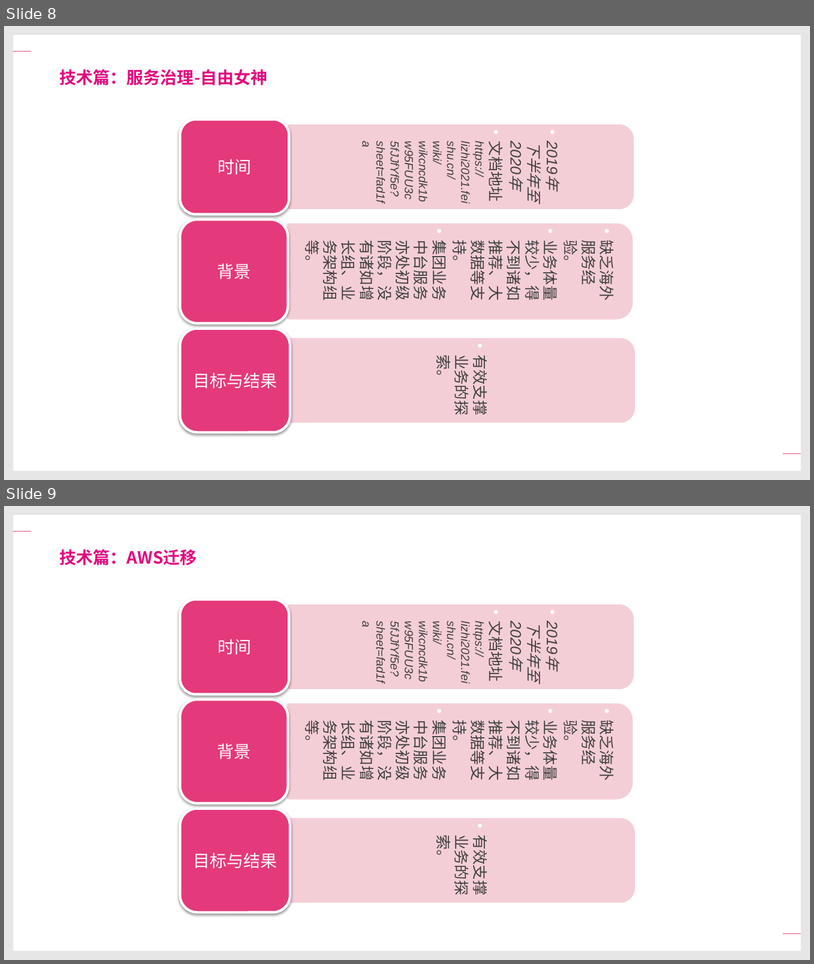
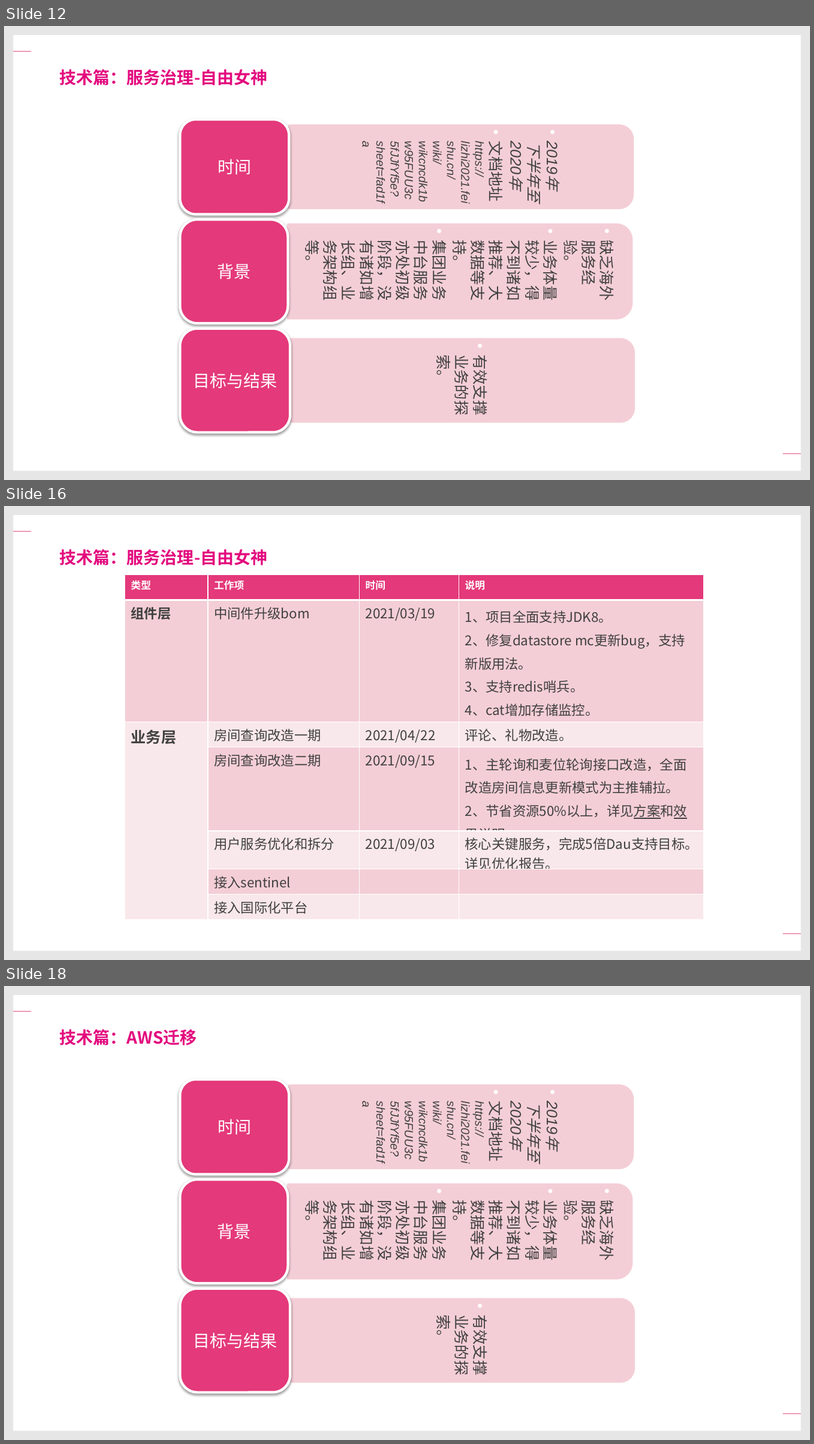
Before and after one commit to xiejuntao/growth, a slide deck: Review/TIYA服务这三年.pptx. Shown one above the other, each under a label of ours: slides 8 and 9 before the commit, slides 12, 16 and 18 after it; the slides between them are not shown. The pictures are 814x964 and 814x1444 pixels, drawn with LibreOffice and Linux fonts; fonts in the diff are those of the drawing; background and template pictures are left out. Boxes give left, top, right and bottom in pixels: in the first picture for what was removed or moved away, otherwise in the second. Text is boxed around its words. In the diff, an @@ line names an element or a change of style, - is before the commit and + after.

```diff
--- a/Review/TIYA服务这三年.pptx
+++ b/Review/TIYA服务这三年.pptx
@@ slide 16 added at box(4, 506, 810, 960), background #FFFFFF; not listed: 6 template elements that a slide beside it also shows @@
@@ text added at box(60, 549, 268, 565), 20 pt, text #E3097E, bold @@
+技术篇：服务治理-自由女神
@@ table added at box(125, 575, 704, 916), 7 rows, 4 columns @@
+类型 | 工作项 | 时间 | 说明
+组件层 | 中间件升级bom | 2021/03/19 | 1、项目全面支持JDK8。 / 2、修复datastore mc更新bug，支持新版用法。 / 3、支持redis哨兵。 / 4、cat增加存储监控。 / 5、详见升级事项。
+业务层 | 房间查询改造一期 | 2021/04/22 | 评论、礼物改造。
+ | 房间查询改造二期 | 2021/09/15 | 1、主轮询和麦位轮询接口改造，全面改造房间信息更新模式为主推辅拉。 / 2、节省资源50%以上，详见方案和效果说明。
+ | 用户服务优化和拆分 | 2021/09/03 | 核心关键服务，完成5倍Dau支持目标。详见优化报告。
+ | 接入sentinel |  | 
+ | 接入国际化平台 |  | 
@@ what was slide 8 is now slide 12 @@
@@ what was slide 9 is now slide 18 @@
```
Also in this commit, not shown: 1 slide changed, 10 other slides added.
